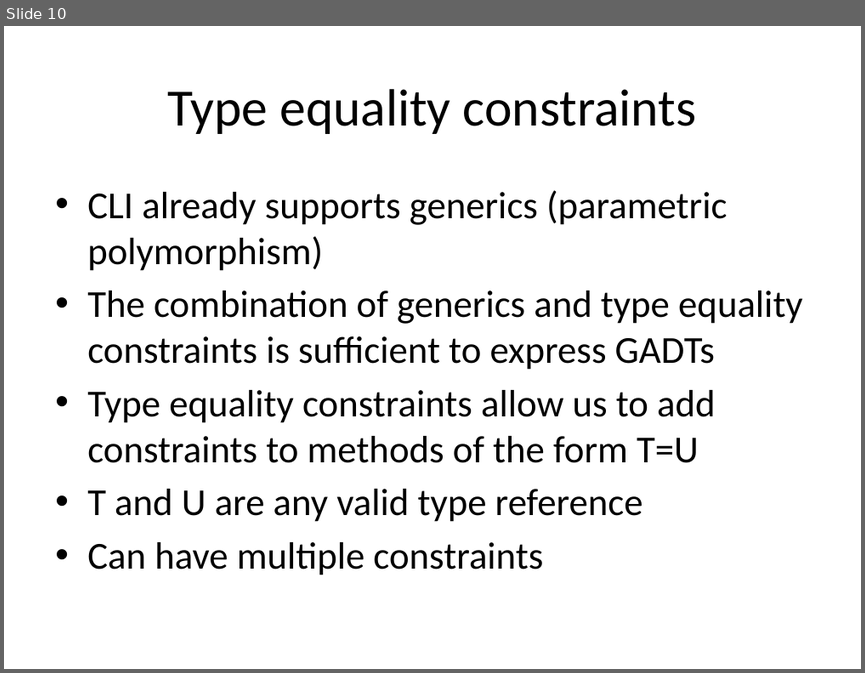
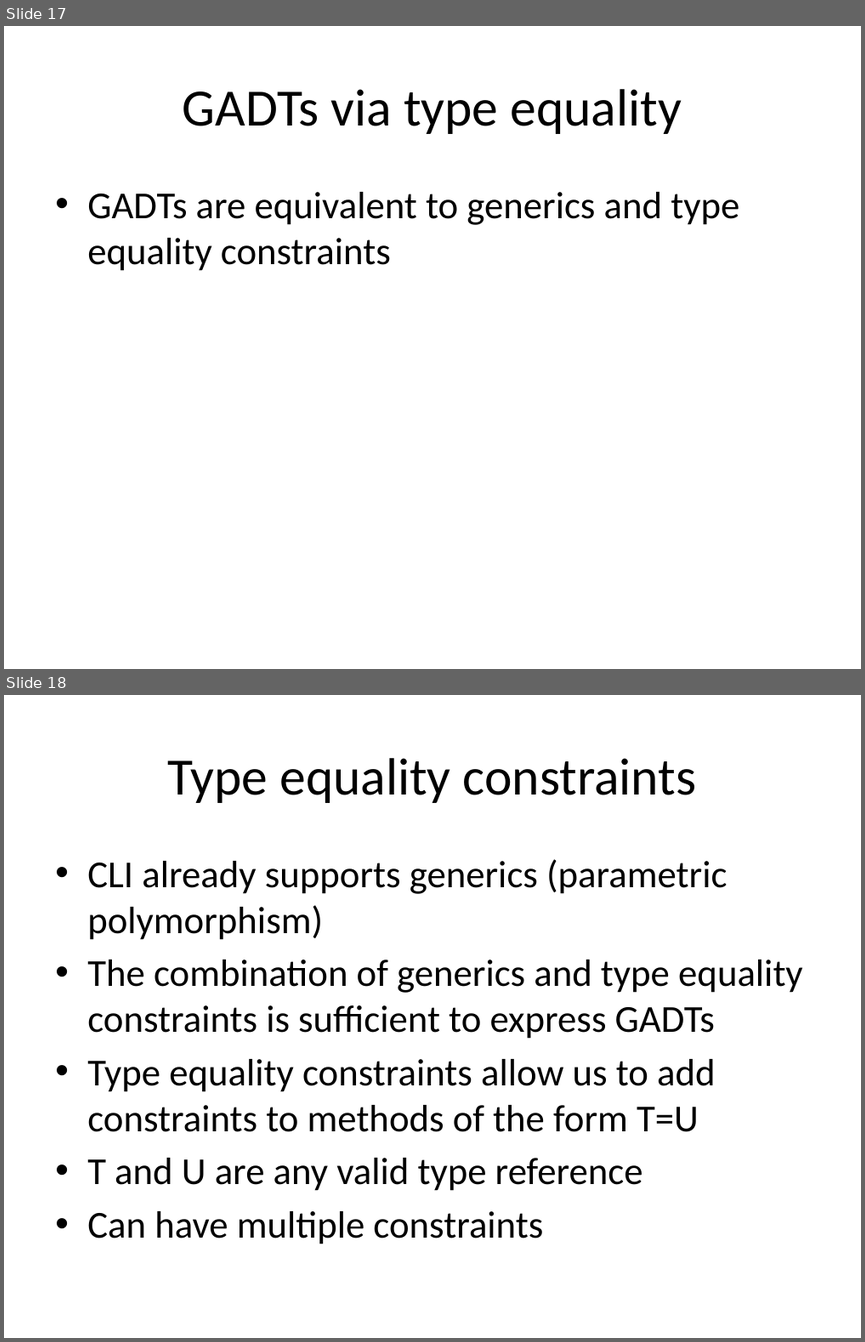
Before and after one commit to Frassle/Imperial-FYP, a slide deck: draftPresenation.pptx. Shown one above the other, each under a label of ours: slide 10 before the commit, slides 17 and 18 after it. The pictures are 865x673 and 865x1342 pixels, drawn with LibreOffice and Linux fonts; fonts in the diff are those of the drawing. Boxes give left, top, right and bottom in pixels: in the first picture for what was removed or moved away, otherwise in the second. Text is boxed around its words. In the diff, an @@ line names an element or a change of style, - is before the commit and + after.

```diff
--- a/draftPresenation.pptx
+++ b/draftPresenation.pptx
@@ slide 17 added at (4, 26, 861, 669), background #FFFFFF @@
@@ title added at (182, 89, 681, 134), 44 pt, text #000000 @@
+GADTs via type equality
@@ text added at (87, 192, 739, 271), 32 pt, text #000000 @@
+• GADTs are equivalent to generics and type equality constraints
@@ what was slide 10 is now slide 18 @@
```
Also in this commit, not shown: 1 slide changed, 11 other slides added.
